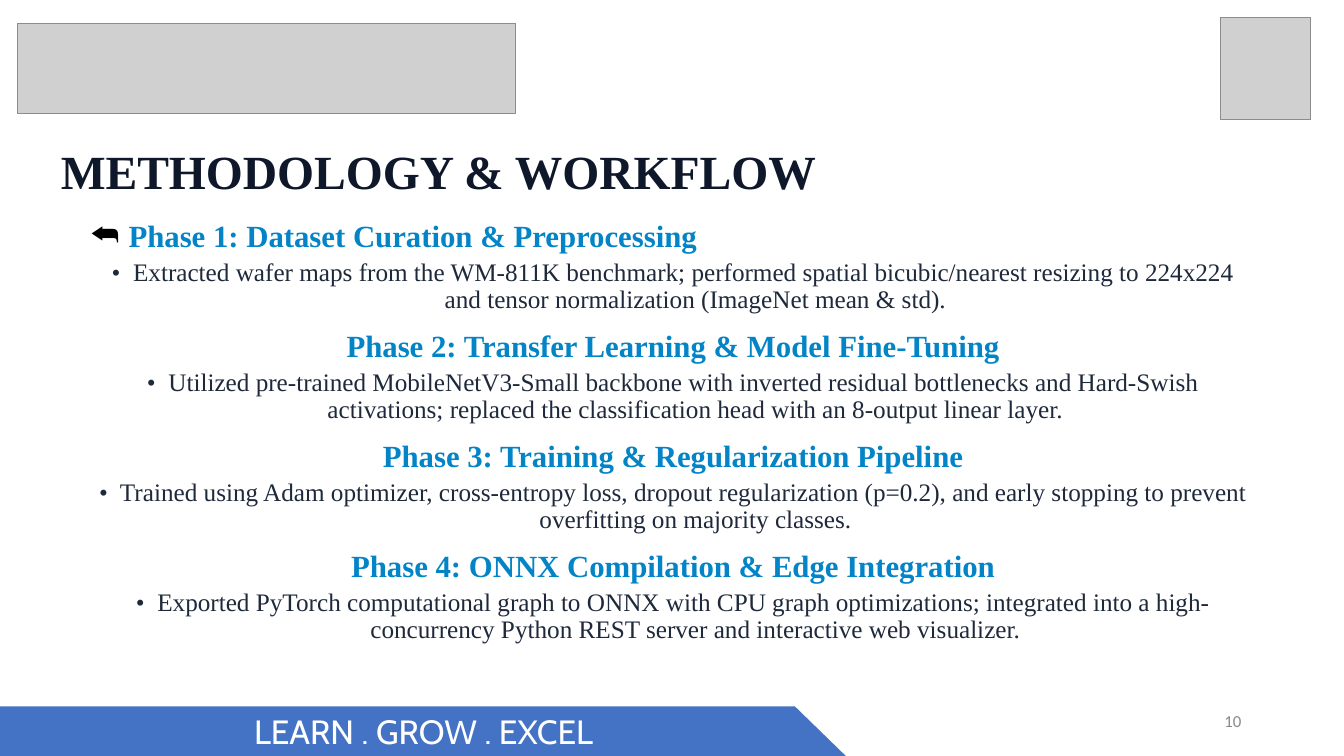
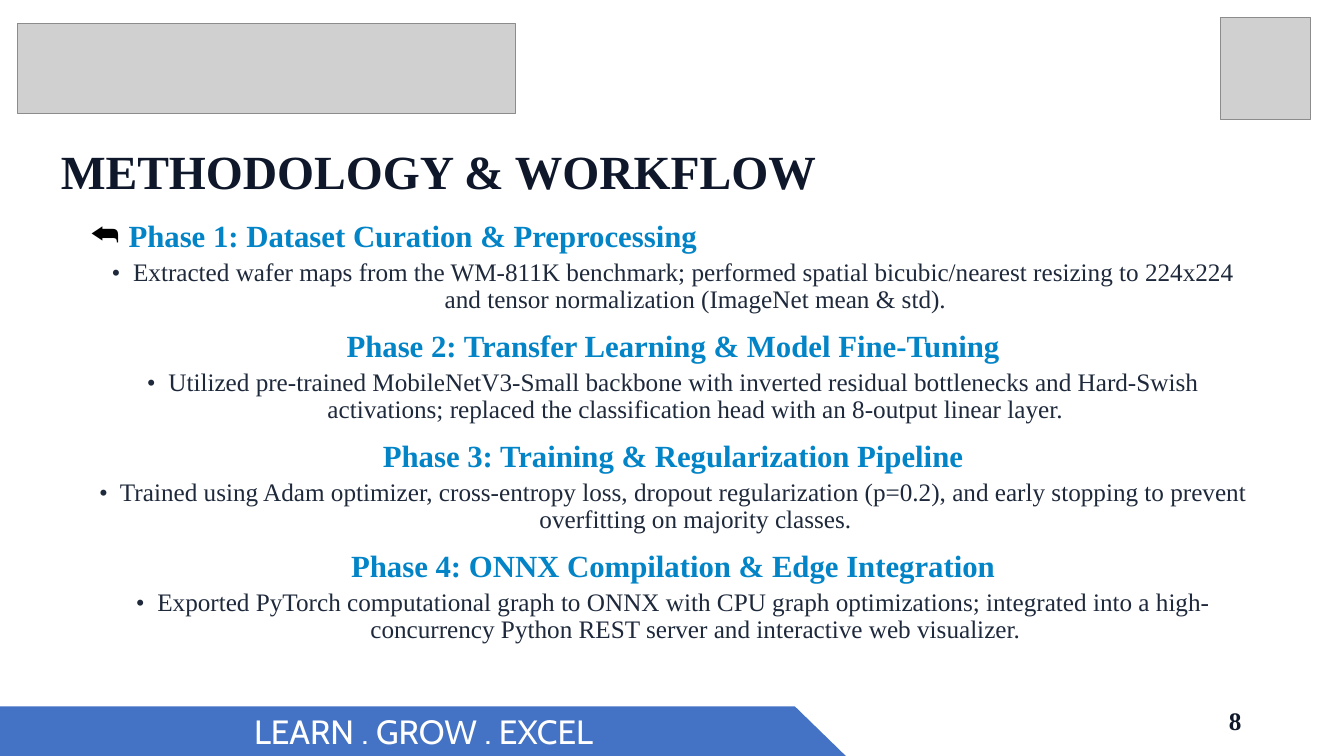
Before and after one commit to Ad1thh/semiconductor-defect-classification, a slide deck: slide 8 of Final_Review_Mini_Project_Semiconductor_Defects.pptx (slide 10 before the commit). Drawn at 1344x756 pixels with LibreOffice and Linux fonts; fonts in the diff are those of the drawing; grey boxes stand for pictures. Boxes give left, top, right and bottom in pixels: in the first picture for what was removed or moved away, otherwise in the second. Text is boxed around its words. In the diff, an @@ line names an element or a change of style, - is before the commit and + after.

```diff
--- a/Final_Review_Mini_Project_Semiconductor_Defects.pptx
+++ b/Final_Review_Mini_Project_Semiconductor_Defects.pptx
@@ text at (1229,713,1242,731): text changed; size 12 to 18 pt; font Calibri to Times New Roman; text colour #888888 to #0F172A; bold on @@
-10
+8
```
Also in this commit, not shown: 8 other slides changed, 2 slides added, 6 slides removed, 6 other files.
